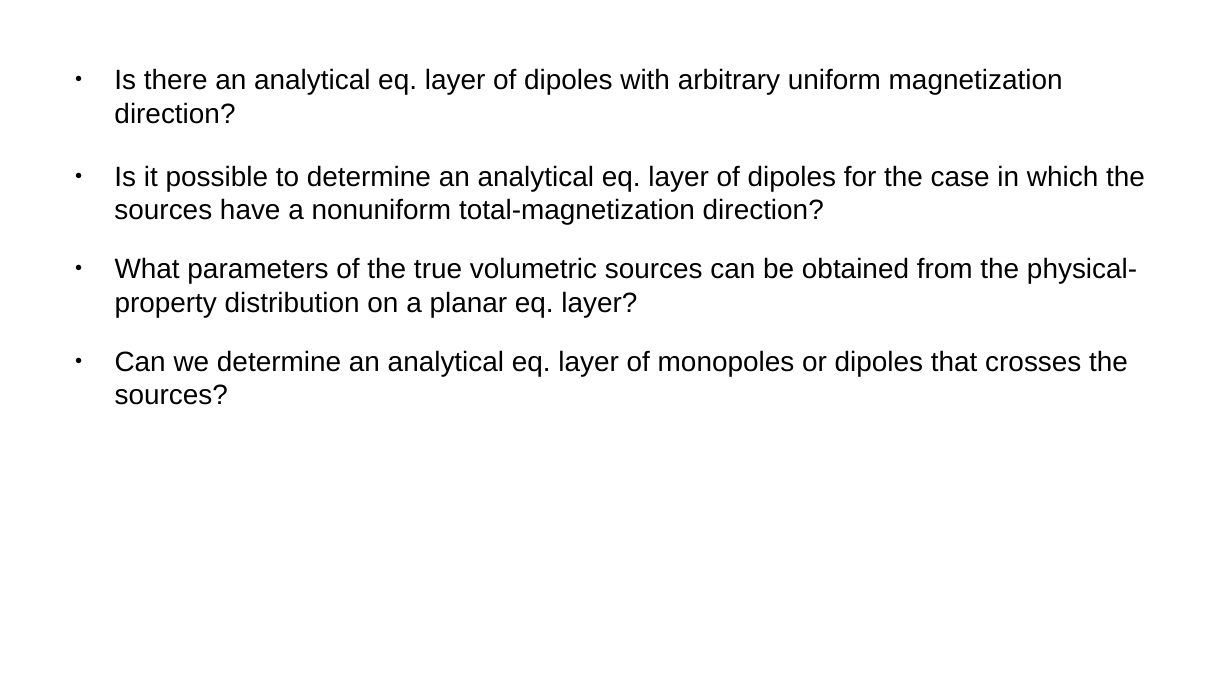
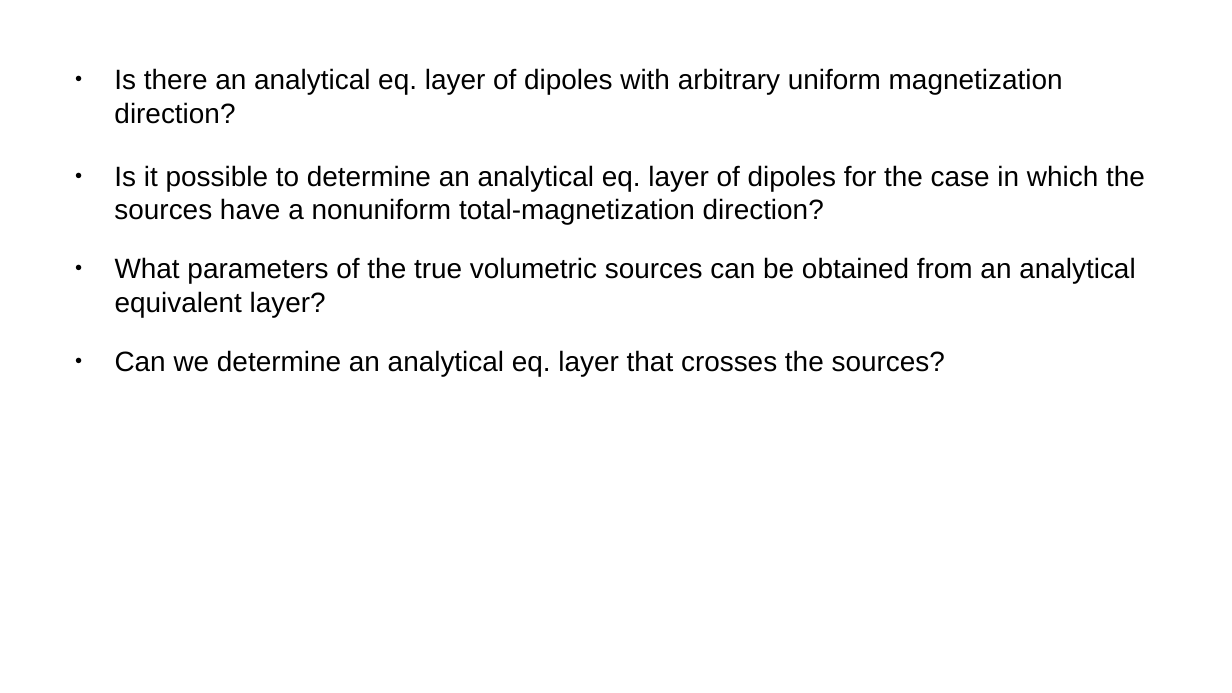
Before and after one commit to pinga-lab/EqL-overview-TU-Freiberg, a slide deck: slide 176 of TU-Freiberg-feb2022.odp (slide 154 before the commit). Drawn at 1232x693 pixels with LibreOffice and Linux fonts; fonts in the diff are those of the drawing. Boxes give left, top, right and bottom in pixels: in the first picture for what was removed or moved away, otherwise in the second. Text is boxed around its words. In the diff, an @@ line names an element or a change of style, - is before the commit and + after.

```diff
--- a/TU-Freiberg-feb2022.odp
+++ b/TU-Freiberg-feb2022.odp
@@ text at (115,257,1135,317): text changed @@
-● What parameters of the true volumetric sources can be obtained from the physical-property distribution on a planar eq. layer?
+● What parameters of the true volumetric sources can be obtained from an analytical equivalent layer?
@@ text at (115,350,945,376): text changed @@
-● Can we determine an analytical eq. layer of monopoles or dipoles that crosses the sources?
+● Can we determine an analytical eq. layer that crosses the sources?
```
Also in this commit, not shown: 82 other slides changed, 24 slides added, 2 slides removed, 2 other files.
